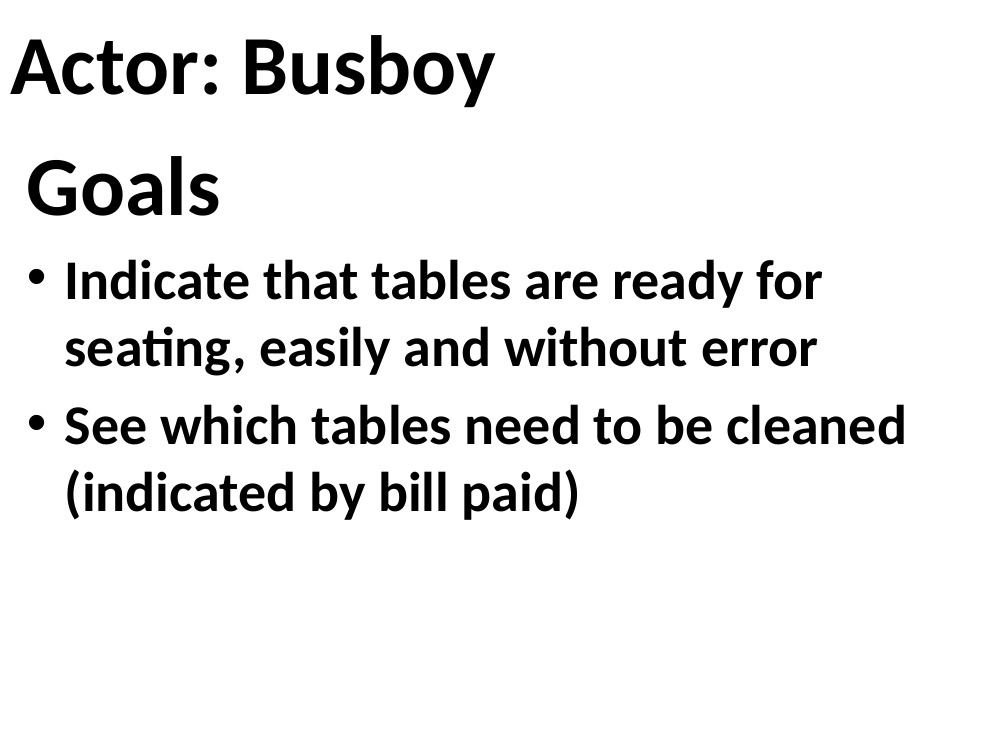
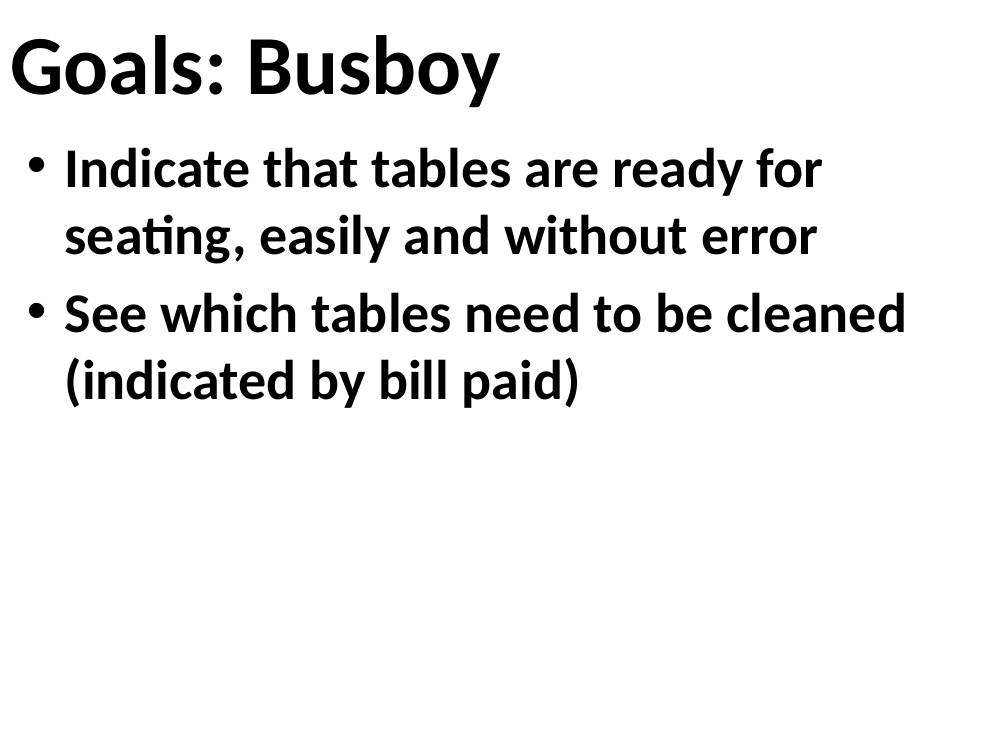
Before and after one commit to osmihi/Capstone, a slide deck: slide 12 of Project Documents/Group3_Presentation1_Capstone.pptx. Drawn at 1008x756 pixels with LibreOffice and Linux fonts; fonts in the diff are those of the drawing; background and template pictures are left out. Boxes give left, top, right and bottom in pixels: in the first picture for what was removed or moved away, otherwise in the second. Text is boxed around its words. In the diff, an @@ line names an element or a change of style, - is before the commit and + after.

```diff
--- a/Project Documents/Group3_Presentation1_Capstone.pptx
+++ b/Project Documents/Group3_Presentation1_Capstone.pptx
@@ title at [10, 35, 501, 108]: text changed @@
-Actor: Busboy
+Goals: Busboy
@@ text at [27, 156, 221, 216]: paragraph removed @@
-Goals
```
Also in this commit, not shown: 12 other slides changed, 4 slides added, 8 slides removed.
